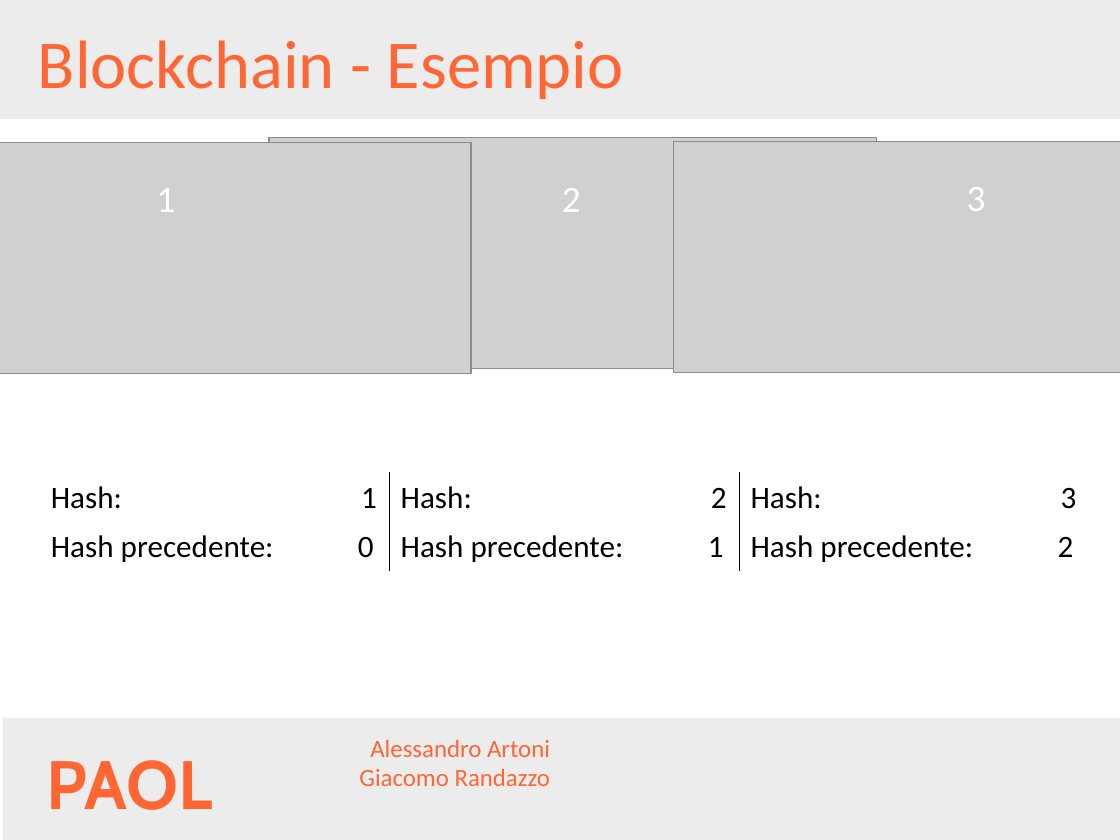
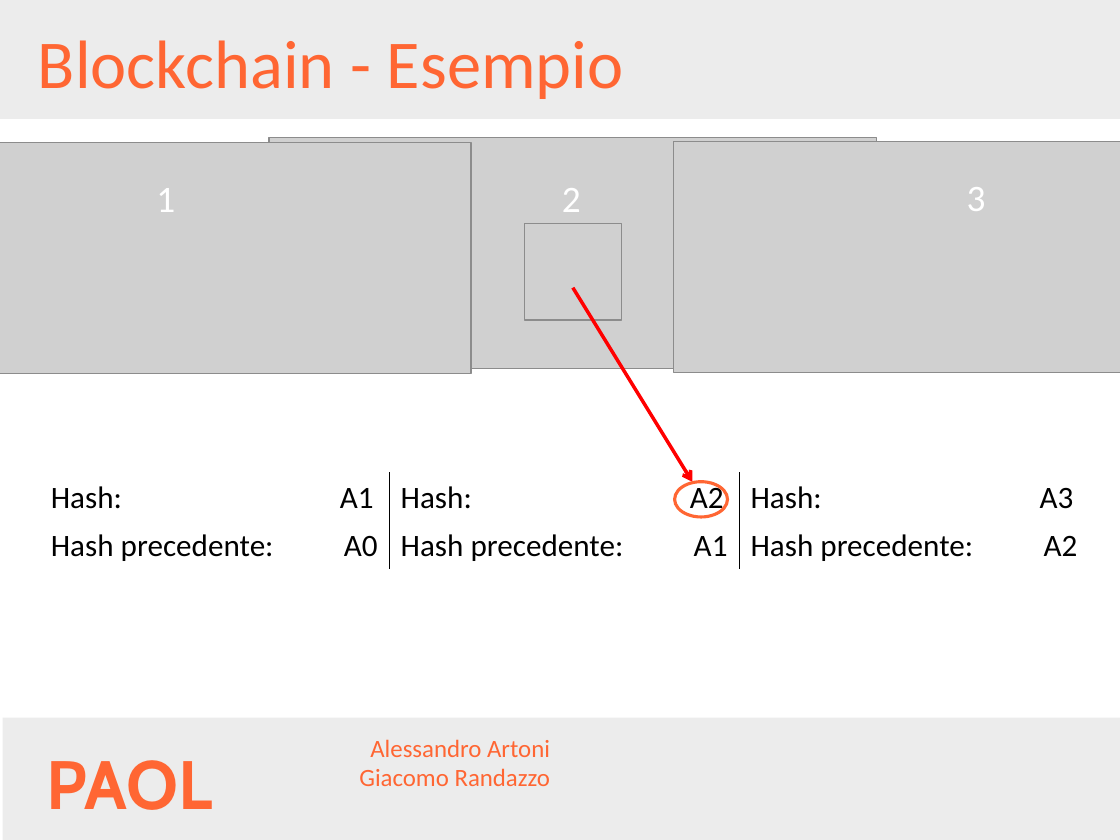
Before and after one commit to AlessandroArtoni/blockchainAndCriptocurrencies, a slide deck: slide 19 of Presentazione.pptx. Drawn at 1120x840 pixels with LibreOffice and Linux fonts; fonts in the diff are those of the drawing; grey boxes stand for pictures; background and template pictures are left out. Boxes give left, top, right and bottom in pixels: in the first picture for what was removed or moved away, otherwise in the second. Text is boxed around its words. In the diff, an @@ line names an element or a change of style, - is before the commit and + after.

```diff
--- a/Presentazione.pptx
+++ b/Presentazione.pptx
@@ picture added at <box>524,223,622,320</box> @@
@@ arrow added from (572, 288) to (692, 482), #FF0000 2.25 pt @@
@@ table at <box>39,473,1088,570</box> @@
-row 1: Hash: 1 | Hash: 2 | Hash: 3
+row 1: Hash: A1 | Hash: A2 | Hash: A3
-row 2: Hash precedente: 0 | Hash precedente: 1 | Hash precedente: 2
+row 2: Hash precedente: A0 | Hash precedente: A1 | Hash precedente: A2
@@ ellipse added at <box>674,482,727,516</box>, outline #FF6633 2 pt @@
```
Also in this commit, not shown: 3 other slides changed, 4 slides added, 1 slide removed, 8 other files.
